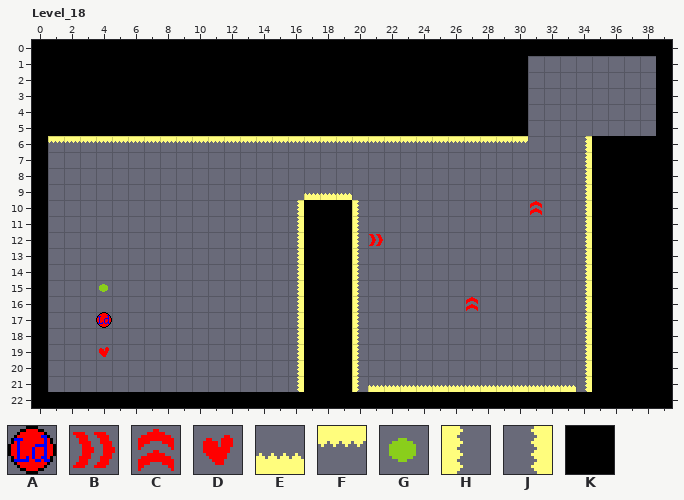
Two versions of a level (LDtk project, Assets/Game/World/Levels.ldtk). Above, as it was before the edit.
Cells are 16x16 px. Shown: Level_18 x 0..39, y 0..22. The commit also changed other parts of the map, which this record leaves out.
Key: from "Controls": A 0; from "Entities": B 0, C 1, D 6, E 14, F 15, G 19, H 21, J 22; from "Ground": K 0.
_ is an empty cell.
Layer "Ground" before, first column x 0:
 0 KKKKKKKKKKKKKKKKKKKKKKKKKKKKKKKKKKKKKKKK
 1 KKKKKKKKKKKKKKKKKKKKKKKKKKKKKKK________K
 2 KKKKKKKKKKKKKKKKKKKKKKKKKKKKKKK________K
 3 KKKKKKKKKKKKKKKKKKKKKKKKKKKKKKK________K
 4 KKKKKKKKKKKKKKKKKKKKKKKKKKKKKKK________K
 5 KKKKKKKKKKKKKKKKKKKKKKKKKKKKKKK________K
 6 K__________________________________KKKKK
 7 K__________________________________KKKKK
 8 K__________________________________KKKKK
 9 K__________________________________KKKKK
10 K________________KKK_______________KKKKK
11 K________________KKK_______________KKKKK
12 K________________KKK_______________KKKKK
13 K________________KKK_______________KKKKK
14 K________________KKK_______________KKKKK
15 K________________KKK_______________KKKKK
16 K________________KKK_______________KKKKK
17 K________________KKK_______________KKKKK
18 K________________KKK_______________KKKKK
19 K________________KKK_______________KKKKK
20 K________________KKK_______________KKKKK
21 K________________KKK_______________KKKKK
22 KKKKKKKKKKKKKKKKKKKKKKKKKKKKKKKKKKKKKKKK
Layer "Entities" before, first column x 0:
 0 ________________________________________
 1 ________________________________________
 2 ________________________________________
 3 ________________________________________
 4 ________________________________________
 5 ________________________________________
 6 _FFFFFFFFFFFFFFFFFFFFFFFFFFFFFF___J_____
 7 __________________________________J_____
 8 __________________________________J_____
 9 _________________EEE______________J_____
10 ________________J___H__________C__J_____
11 ________________J___H_____________J_____
12 ________________J___HB____________J_____
13 ________________J___H_____________J_____
14 ________________J___H_____________J_____
15 ____G___________J___H_____________J_____
16 ________________J___H______C______J_____
17 ________________J___H_____________J_____
18 ________________J___H_____________J_____
19 ____D___________J___H_____________J_____
20 ________________J___H_____________J_____
21 ________________J___HEEEEEEEEEEEEEJ_____
22 ________________________________________
The result:
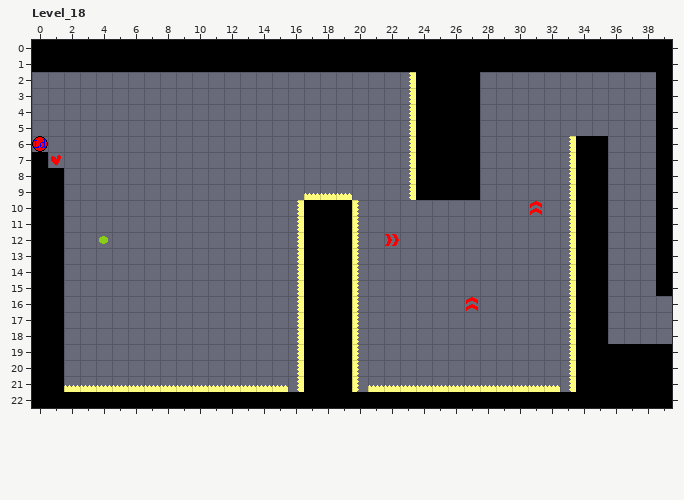
Edits made:
Layer "Ground":
y 1: x 31..38 ________ -> KKKKKKKK
y 2..5: x 0..23 KKKKKKKKKKKKKKKKKKKKKKKK -> ________________________; x 28..30 KKK -> ___
y 6: x 0 K -> _; x 24..27 ____ -> KKKK; x 34 _ -> K; x 36..38 KKK -> ___
y 7: x 24..27 ____ -> KKKK; x 34 _ -> K; x 36..38 KKK -> ___
y 8..9: x 1 _ -> K; x 24..27 ____ -> KKKK; x 34 _ -> K; x 36..38 KKK -> ___
y 10..15: x 1 _ -> K; x 34 _ -> K; x 36..38 KKK -> ___
y 16..18: x 1 _ -> K; x 34 _ -> K; x 36..39 KKKK -> ____
y 19..21: x 1 _ -> K; x 34 _ -> K
Layer "Entities":
y 2..5: x 23 _ -> J
y 6: x 1..30 FFFFFFFFFFFFFFFFFFFFFFFFFFFFFF -> ______________________J_______; x 33..34 _J -> J_
y 7: x 1 _ -> D; x 23 _ -> J; x 33..34 _J -> J_
y 8..9: x 23 _ -> J; x 33..34 _J -> J_
y 10..11: x 33..34 _J -> J_
y 12: x 4 _ -> G; x 21..22 B_ -> _B; x 33..34 _J -> J_
y 13..14: x 33..34 _J -> J_
y 15: x 4 G -> _; x 33..34 _J -> J_
y 16..18: x 33..34 _J -> J_
y 19: x 4 D -> _; x 33..34 _J -> J_
y 20: x 33..34 _J -> J_
y 21: x 2..15 ______________ -> EEEEEEEEEEEEEE; x 33..34 EJ -> J_
Layer "Controls":
y 6: x 0 _ -> A
y 17: x 4 A -> _
Where, in picture pixels (left, top, right, bottom), the same in both pictures:
changed: (32, 56, 672, 392)
